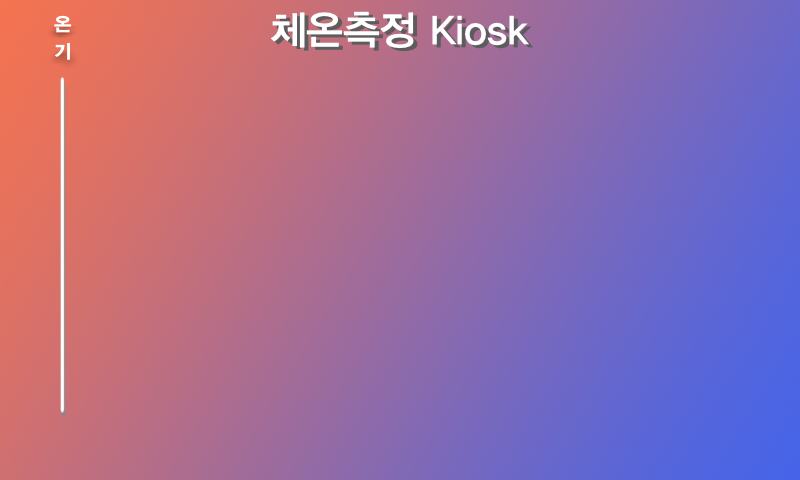
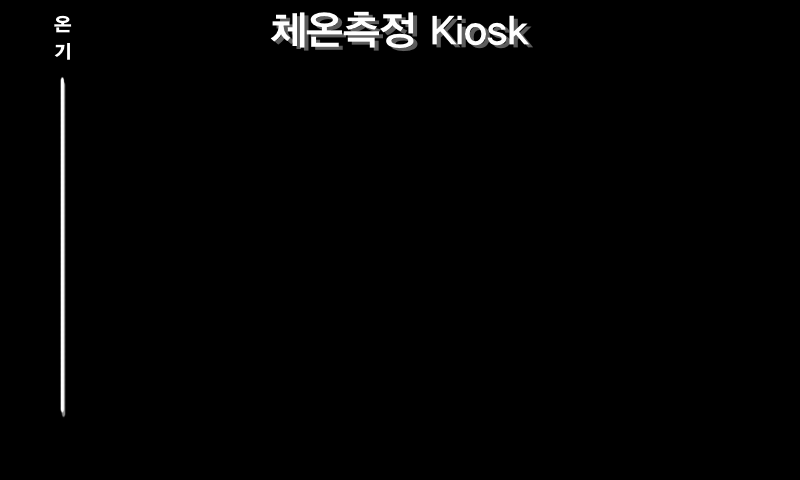
Before/after of a (800, 480) layered artwork. What changed in the layer stack:
hid "레이어 2" over [0, 0, 800, 480]
painted on "레이어 1" over [0, 0, 800, 480]
